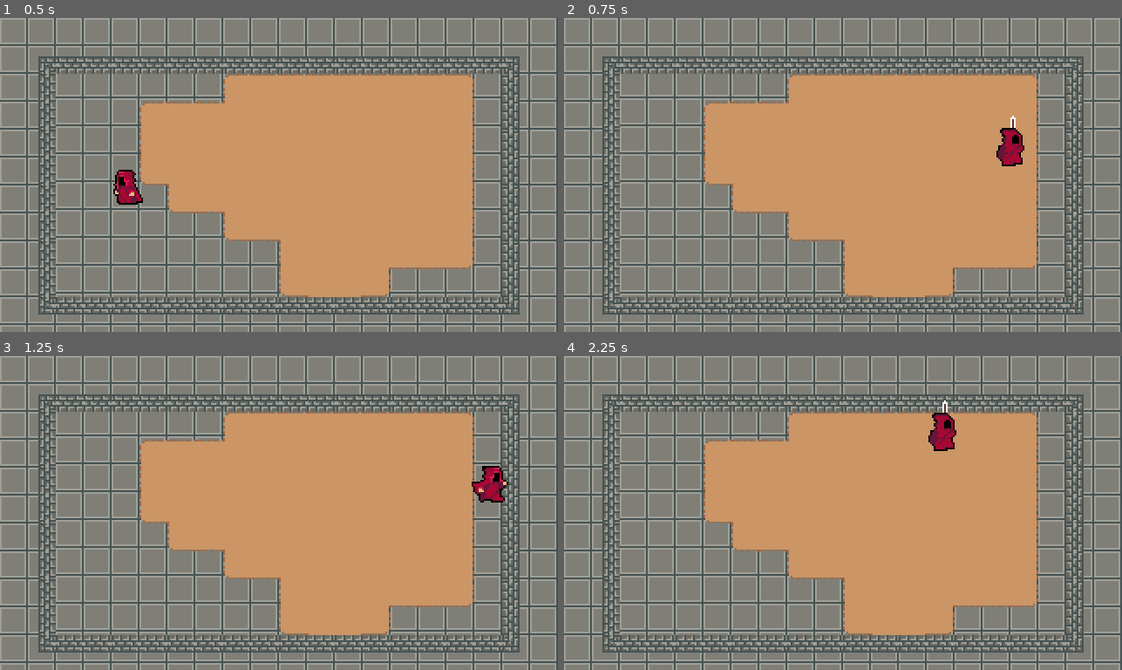
Above: before the commit, frames 1-4 (two rows, left to right).
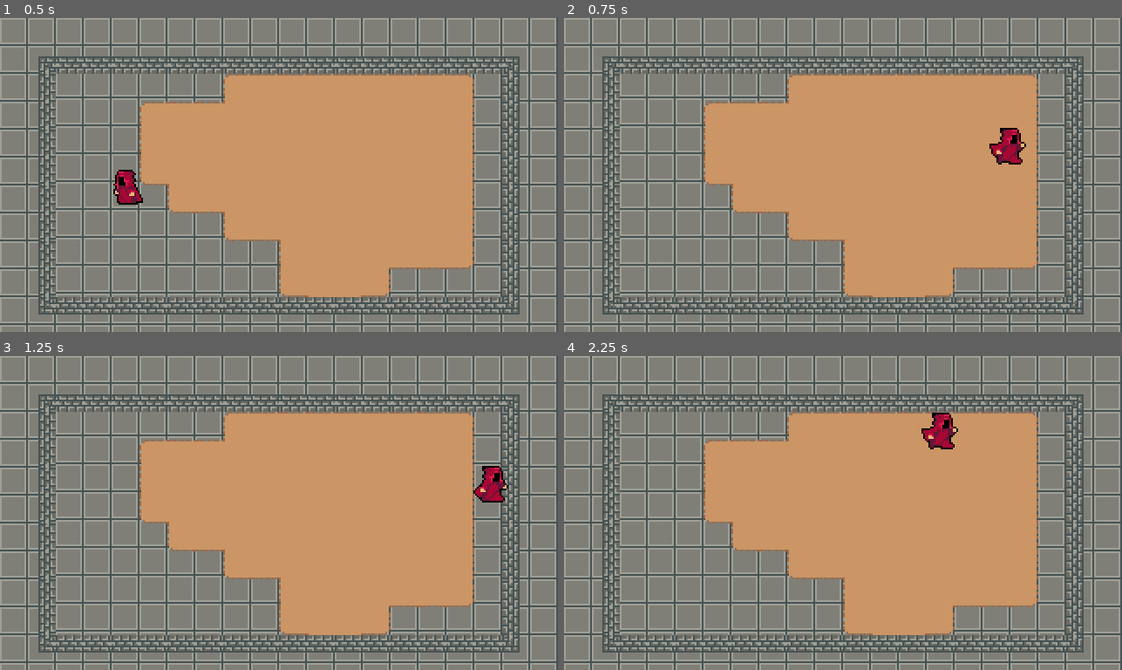
Above: after the commit, the same moments.

Repository: JosephLund/WizardRPG
Game: Godot game, scene res://World.tscn
Two runs of this game, one before a commit and one after it. Both use one fixed random seed, a clock stepped at 60 frames per second and the inputs below.
Inputs (mouse positions are in pixels of both pictures, inside the frame that each line leads up to):
- Up to frame 1 (0.5 s): no input
- Up to frame 2 (0.75 s): tap Enter at 0.5 s; move the mouse to (965, 159) at 0.52 s; hold Right (ui_right) from 0.53 s (still down); hold Shift (ui_spell_modifier_2) from 0.53 s (still down); click (965, 159) at 0.6 s
- Up to frame 3 (1.25 s): keep holding Right (ui_right); keep holding Shift (ui_spell_modifier_2)
- Up to frame 4 (2.25 s): move the mouse to (731, 528) at 1.27 s; release Right (ui_right) at 1.28 s; release Shift (ui_spell_modifier_2) at 1.28 s; hold Down (ui_down) 1.28-2.03 s; tap Shift (ui_spell_modifier_2) at 1.35 s; click (731, 528) at 1.55 s; move the mouse to (898, 443) at 2.02 s; hold Right (ui_right) from 2.03 s (still down); hold Shift (ui_spell_modifier_2) from 2.03 s (still down); click (898, 443) at 2.1 s

Frame 1 is identical in both runs. In frame 2, 0.4% of the frame differs, in the area x 76-83%, y 31-48%; in frame 3, 0.2%; in frame 4, 0.4%.

Commit message:
cleaned up input mapping and made it so attack animation doesnt play for spells

Diff:
--- a/Player/Player.gd
+++ b/Player/Player.gd
@@ -47,40 +47,25 @@
 		animationTree.set("parameters/Run/blend_position", input_vector)
 		# not in attack state because we dont want the player to be able to change direction mid animation
 		animationTree.set("parameters/Attack/blend_position", input_vector)
-
-		print(state)
-		match state:
-			MOVE:
-				# sets to run animation
-				animationState.travel("Run")
-			ROLL:
-				pass
-			ATTACK:
-				animationState.travel("Attack")
-		# delta needs to be applied to anything that shouldnt be frame dependent and should work in real time
-		# like player movement
+		if state == MOVE:
+			animationState.travel("Run")
 
 		velocity = velocity.move_toward(input_vector * MAX_SPEED, ACCELERATION * delta)
 	else:
-		match state:
-			MOVE:
-				# sets to run animation
-				animationState.travel("Idle")
-			ROLL:
-				pass
-			ATTACK:
-				animationState.travel("Attack")
+		if state == MOVE:
+			animationState.travel("Idle")
 		# slows the player down to zero speed
 		velocity = velocity.move_toward(Vector2.ZERO, FRICTION * delta)
+
 	# prevents colission errors in corners
 	if Input.is_action_just_pressed("ui_fire"):
-		animationState.travel("Attack")
-		state = ATTACK
 		if Input.is_action_pressed("ui_spell_modifier_1"):
 			shoot_fireball()
-		if Input.is_action_pressed("ui_spell_modifier_2"):
+		elif Input.is_action_pressed("ui_spell_modifier_2"):
 			teleport_player()
-
+		else:
+			animationState.travel("Attack")
+			state = ATTACK
 
 
 
--- a/Player/Player.tscn
+++ b/Player/Player.tscn
@@ -127,53 +127,6 @@
 } ]
 }
 
-[sub_resource type="Animation" id=3]
-length = 0.1
-loop = true
-tracks/0/type = "value"
-tracks/0/path = NodePath("Sprite:frame")
-tracks/0/interp = 1
-tracks/0/loop_wrap = true
-tracks/0/imported = false
-tracks/0/enabled = true
-tracks/0/keys = {
-"times": PoolRealArray( 0 ),
-"transitions": PoolRealArray( 1 ),
-"update": 1,
-"values": [ 18 ]
-}
-
-[sub_resource type="Animation" id=4]
-length = 0.1
-tracks/0/type = "value"
-tracks/0/path = NodePath("Sprite:frame")
-tracks/0/interp = 1
-tracks/0/loop_wrap = true
-tracks/0/imported = false
-tracks/0/enabled = true
-tracks/0/keys = {
-"times": PoolRealArray( 0 ),
-"transitions": PoolRealArray( 1 ),
-"update": 1,
-"values": [ 12 ]
-}
-
-[sub_resource type="Animation" id=5]
-length = 0.1
-loop = true
-tracks/0/type = "value"
-tracks/0/path = NodePath("Sprite:frame")
-tracks/0/interp = 1
-tracks/0/loop_wrap = true
-tracks/0/imported = false
-tracks/0/enabled = true
-tracks/0/keys = {
-"times": PoolRealArray( 0 ),
-"transitions": PoolRealArray( 1 ),
-"update": 1,
-"values": [ 0 ]
-}
-
 [sub_resource type="Animation" id=6]
 length = 0.1
 loop = true
@@ -187,10 +140,57 @@
 "times": PoolRealArray( 0 ),
 "transitions": PoolRealArray( 1 ),
 "update": 1,
+"values": [ 18 ]
+}
+
+[sub_resource type="Animation" id=7]
+length = 0.1
+tracks/0/type = "value"
+tracks/0/path = NodePath("Sprite:frame")
+tracks/0/interp = 1
+tracks/0/loop_wrap = true
+tracks/0/imported = false
+tracks/0/enabled = true
+tracks/0/keys = {
+"times": PoolRealArray( 0 ),
+"transitions": PoolRealArray( 1 ),
+"update": 1,
+"values": [ 12 ]
+}
+
+[sub_resource type="Animation" id=8]
+length = 0.1
+loop = true
+tracks/0/type = "value"
+tracks/0/path = NodePath("Sprite:frame")
+tracks/0/interp = 1
+tracks/0/loop_wrap = true
+tracks/0/imported = false
+tracks/0/enabled = true
+tracks/0/keys = {
+"times": PoolRealArray( 0 ),
+"transitions": PoolRealArray( 1 ),
+"update": 1,
+"values": [ 0 ]
+}
+
+[sub_resource type="Animation" id=9]
+length = 0.1
+loop = true
+tracks/0/type = "value"
+tracks/0/path = NodePath("Sprite:frame")
+tracks/0/interp = 1
+tracks/0/loop_wrap = true
+tracks/0/imported = false
+tracks/0/enabled = true
+tracks/0/keys = {
+"times": PoolRealArray( 0 ),
+"transitions": PoolRealArray( 1 ),
+"update": 1,
 "values": [ 6 ]
 }
 
-[sub_resource type="Animation" id=7]
+[sub_resource type="Animation" id=10]
 length = 0.6
 loop = true
 tracks/0/type = "value"
@@ -356,7 +356,7 @@
 position = Vector2( 0, -8 )
 texture = ExtResource( 1 )
 hframes = 60
-frame = 18
+frame = 35
 
 [node name="CollisionShape2D" type="CollisionShape2D" parent="."]
 visible = false
@@ -366,22 +366,23 @@
 
 [node name="AnimationPlayer" type="AnimationPlayer" parent="."]
 anims/AttackDown = SubResource( 2 )
-anims/AttackLeft = SubResource( 25 )
-anims/AttackRight = SubResource( 26 )
-anims/AttackUp = SubResource( 27 )
-anims/IdleDown = SubResource( 3 )
-anims/IdleLeft = SubResource( 4 )
-anims/IdleRight = SubResource( 5 )
-anims/IdleUp = SubResource( 6 )
-anims/RunDown = SubResource( 7 )
-anims/RunLeft = SubResource( 8 )
-anims/RunRight = SubResource( 9 )
-anims/RunUp = SubResource( 10 )
+anims/AttackLeft = SubResource( 3 )
+anims/AttackRight = SubResource( 4 )
+anims/AttackUp = SubResource( 5 )
+anims/IdleDown = SubResource( 6 )
+anims/IdleLeft = SubResource( 7 )
+anims/IdleRight = SubResource( 8 )
+anims/IdleUp = SubResource( 9 )
+anims/RunDown = SubResource( 10 )
+anims/RunLeft = SubResource( 11 )
+anims/RunRight = SubResource( 12 )
+anims/RunUp = SubResource( 13 )
 
 [node name="AnimationTree" type="AnimationTree" parent="."]
-tree_root = SubResource( 23 )
+tree_root = SubResource( 33 )
 anim_player = NodePath("../AnimationPlayer")
-parameters/playback = SubResource( 24 )
-parameters/Attack/blend_position = Vector2( 0.00077343, -0.00635839 )
+active = true
+parameters/playback = SubResource( 34 )
+parameters/Attack/blend_position = Vector2( -0.396135, -0.322414 )
 parameters/Idle/blend_position = Vector2( 0, 0 )
 parameters/Run/blend_position = Vector2( 0, 0 )
--- a/World.tscn
+++ b/World.tscn
@@ -949,7 +949,7 @@
 
 [node name="World" type="Node2D"]
 
-[node name="Sprite" type="Sprite" parent="."]
+[node name="Ground" type="Sprite" parent="."]
 position = Vector2( 160, 88 )
 texture = ExtResource( 3 )
 region_enabled = true
--- a/project.godot
+++ b/project.godot
@@ -88,7 +88,7 @@
 }
 ui_spell_modifier_1={
 "deadzone": 0.5,
-"events": [ Object(InputEventKey,"resource_local_to_scene":false,"resource_name":"","device":0,"alt":false,"shift":false,"control":false,"meta":false,"command":false,"pressed":false,"scancode":49,"unicode":0,"echo":false,"script":null)
+"events": [ Object(InputEventKey,"resource_local_to_scene":false,"resource_name":"","device":0,"alt":false,"shift":false,"control":false,"meta":false,"command":false,"pressed":false,"scancode":16777238,"unicode":0,"echo":false,"script":null)
  ]
 }
 ui_spell_modifier_2={
Not shown: 7 places in Player/Player.tscn that only renumber resources
